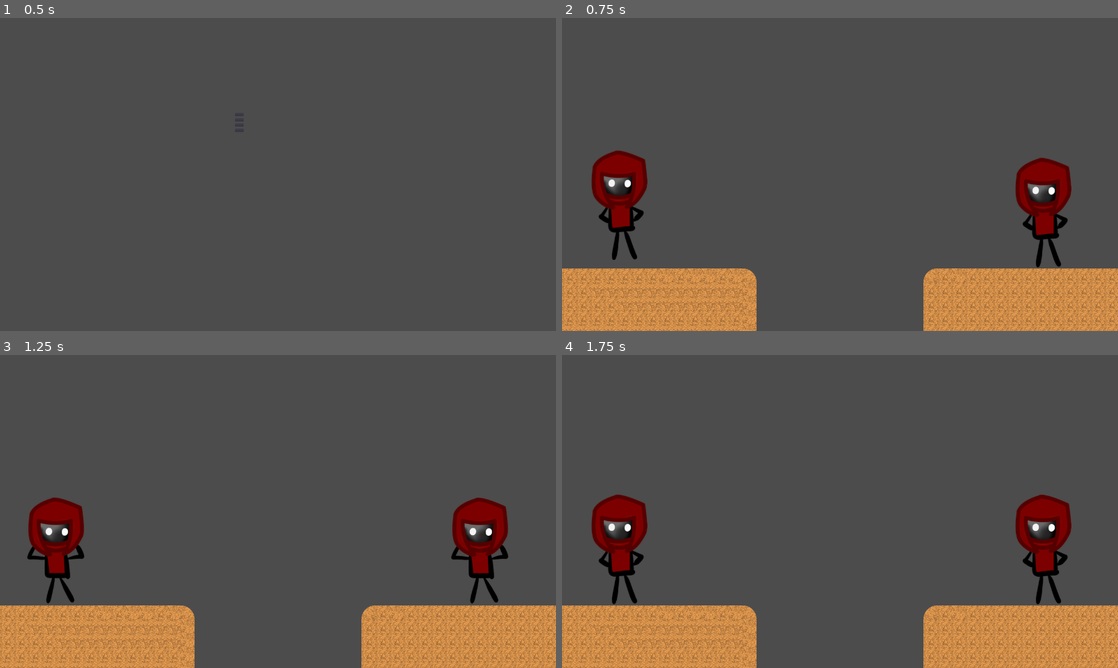
Above: before the commit, frames 1-4 (two rows, left to right).
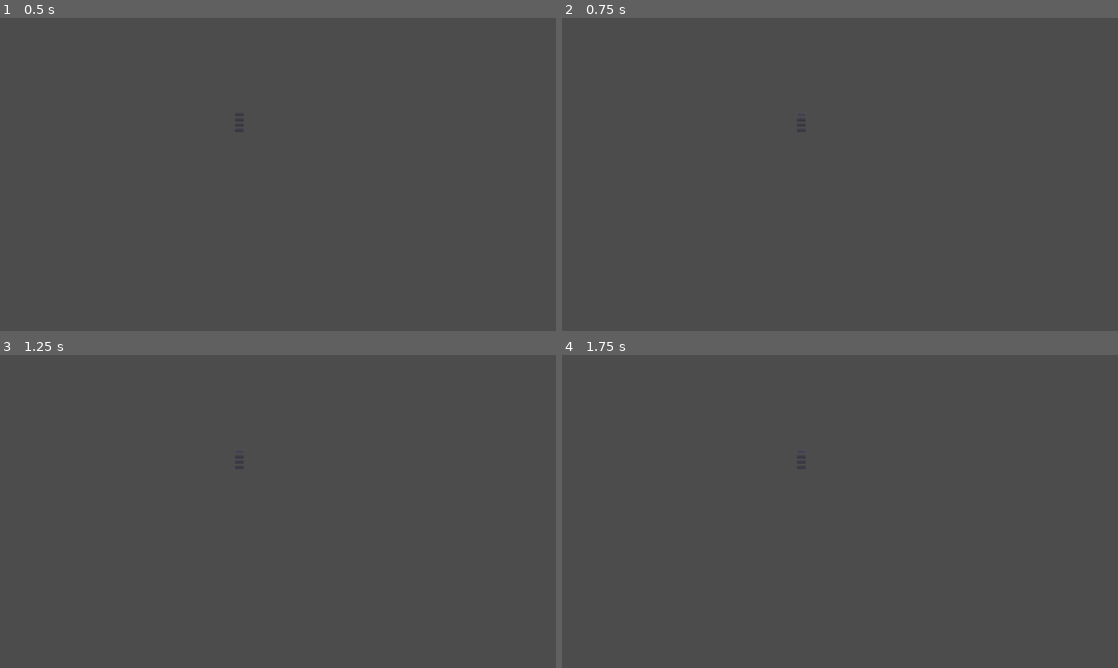
Above: after the commit, the same moments.

Repository: DandyGames/LudumDare48
Game: Godot game, scene res://Scenes/Menu/MainMenu.tscn
Two runs of this game, one before a commit and one after it. Both use one fixed random seed, a clock stepped at 60 frames per second and the inputs below.
Inputs (mouse positions are in pixels of both pictures, inside the frame that each line leads up to):
- Up to frame 1 (0.5 s): no input
- Up to frame 2 (0.75 s): click "Start" at 0.5 s
- Up to frame 3 (1.25 s): no input
- Up to frame 4 (1.75 s): click (801, 452) at 1.25 s, where only the run after the commit has a clickable "Start"

Frame 1 is identical in both runs. In frame 2, 18% of the frame differs, in the area x 0-100%, y 30-100%; in frame 3, 18%; in frame 4, 18%.

Commit message:
Camera update and collectable system in place

Diff:
--- /dev/null
+++ b/Scenes/Game/Collectable.tscn
@@ -0,0 +1,16 @@
+[gd_scene load_steps=3 format=2]
+
+[ext_resource path="res://Scripts/Collectable.gd" type="Script" id=2]
+
+[sub_resource type="CircleShape2D" id=1]
+radius = 47.8754
+
+[node name="Collectable" type="Node2D"]
+script = ExtResource( 2 )
+
+[node name="StaticBody2D" type="StaticBody2D" parent="."]
+
+[node name="CollisionShape2D" type="CollisionShape2D" parent="StaticBody2D"]
+shape = SubResource( 1 )
+
+[node name="Sprite" type="Sprite" parent="StaticBody2D"]
--- a/Scenes/Game/Level0.tscn
+++ b/Scenes/Game/Level0.tscn
@@ -7,25 +7,56 @@
 [ext_resource path="res://Scripts/Game.gd" type="Script" id=5]
 [ext_resource path="res://Scenes/UI/F_MediumFont.tres" type="DynamicFont" id=6]
 [ext_resource path="res://Images/Tiles/Tileset.tres" type="TileSet" id=7]
+[ext_resource path="res://Images/Sprites/Player2Sprite.tres" type="SpriteFrames" id=8]
+[ext_resource path="res://Scenes/Game/Collectable.tscn" type="PackedScene" id=9]
+[ext_resource path="res://Images/Sprites/Collectables/AppleL.PNG" type="Texture" id=10]
 
-[node name="Game" type="Control"]
-anchor_right = 1.0
-anchor_bottom = 1.0
+[node name="Game" type="Node2D"]
 script = ExtResource( 5 )
-__meta__ = {
-"_edit_use_anchors_": false
-}
 PauseMenu = ExtResource( 1 )
 PlayerBaseSpeed = 300
 LevelBGM = ExtResource( 3 )
 
+[node name="UI_Player0" parent="." instance=ExtResource( 2 )]
+margin_left = 24.7456
+margin_top = 25.7857
+margin_right = 328.746
+margin_bottom = 282.786
+text = "Health: 100%
+Stamina: 100%
+Water: 100%
+Matches: 5"
+align = 2
+valign = 0
+customfont = ExtResource( 6 )
+reposition = false
+
+[node name="UI_Player1" parent="." instance=ExtResource( 2 )]
+anchor_left = 1.0
+anchor_right = 1.0
+margin_left = 944.561
+margin_top = 26.4983
+margin_right = 1248.56
+margin_bottom = 283.498
+grow_horizontal = 0
+grow_vertical = 0
+rect_pivot_offset = Vector2( 304, 0 )
+text = "Health: 100%
+Stamina: 100%
+Water: 100%
+Matches: 5"
+align = 2
+valign = 0
+customfont = ExtResource( 6 )
+reposition = false
+
 [node name="Hint" parent="." instance=ExtResource( 2 )]
 anchor_left = 0.5
 anchor_right = 0.5
-margin_left = -168.0
-margin_top = 25.0
-margin_right = 168.0
-margin_bottom = 217.0
+margin_left = 455.144
+margin_top = 153.434
+margin_right = 791.144
+margin_bottom = 345.434
 text = "Player 1: WASD
 Player 2: Arrows
 Menu: Esc"
@@ -39,11 +70,12 @@
 }
 
 [node name="Player0" parent="." instance=ExtResource( 4 )]
-position = Vector2( 130.847, 427.958 )
+position = Vector2( 127.067, 444.337 )
 
 [node name="Player1" parent="." instance=ExtResource( 4 )]
-position = Vector2( 1106.87, 456.339 )
+position = Vector2( 1149.71, 445 )
 IsPlayer0 = false
+anims = ExtResource( 8 )
 
 [node name="BGM" type="AudioStreamPlayer" parent="."]
 stream = ExtResource( 3 )
@@ -56,43 +88,24 @@
 format = 1
 tile_data = PoolIntArray( -1, 3, 0, -65536, 3, 0, -65535, 3, 0, -65534, 3, 0, -65533, 3, 0, -65532, 3, 0, -65531, 3, 0, …(29264 unchanged characters)…
 
-[node name="UI_Player0" parent="." instance=ExtResource( 2 )]
-margin_left = -125.0
-margin_top = 25.0
-margin_right = 179.0
-margin_bottom = 282.0
-text = "Health: 100%
-Stamina: 100%
-Water: 100%
-Matches: 5"
-align = 2
-valign = 0
-customfont = ExtResource( 6 )
-reposition = false
-
-[node name="UI_Player1" parent="." instance=ExtResource( 2 )]
-anchor_left = 1.0
-anchor_right = 1.0
-margin_left = -329.0
-margin_top = 25.0
-margin_right = -25.0
-margin_bottom = 282.0
-grow_horizontal = 0
-grow_vertical = 0
-rect_pivot_offset = Vector2( 304, 0 )
-text = "Health: 100%
-Stamina: 100%
-Water: 100%
-Matches: 5"
-align = 2
-valign = 0
-customfont = ExtResource( 6 )
-reposition = false
-
-[node name="Node2D" type="Node2D" parent="."]
-
-[node name="Camera2D" type="Camera2D" parent="Node2D"]
+[node name="Camera2D" type="Camera2D" parent="."]
+position = Vector2( 641.835, 322.805 )
+current = true
 drag_margin_left = 0.0
 drag_margin_top = 0.0
 drag_margin_right = 0.0
 drag_margin_bottom = 0.0
+
+[node name="SceneObjects" type="Node" parent="."]
+
+[node name="Apples" type="Node" parent="SceneObjects"]
+
+[node name="Apple" parent="SceneObjects/Apples" instance=ExtResource( 9 )]
+position = Vector2( 339.407, 532.478 )
+CustomName = "Apple"
+CollectableTexture = ExtResource( 10 )
+
+[node name="Apple2" parent="SceneObjects/Apples" instance=ExtResource( 9 )]
+position = Vector2( 917.944, 525.751 )
+CustomName = "Apple"
+CollectableTexture = ExtResource( 10 )
--- a/Scenes/Game/Player.tscn
+++ b/Scenes/Game/Player.tscn
@@ -1,6 +1,6 @@
 [gd_scene load_steps=6 format=2]
 
-[ext_resource path="res://Images/Sprites/PlayerSprite.tres" type="SpriteFrames" id=1]
+[ext_resource path="res://Images/Sprites/Player1Sprite.tres" type="SpriteFrames" id=1]
 [ext_resource path="res://Scripts/Player.gd" type="Script" id=2]
 [ext_resource path="res://Scenes/UI/Label.tscn" type="PackedScene" id=3]
 [ext_resource path="res://Scenes/UI/F_SmallFont.tres" type="DynamicFont" id=4]
@@ -11,17 +11,24 @@
 
 [node name="RigidBody2D" type="RigidBody2D"]
 mode = 2
+gravity_scale = 2.0
 script = ExtResource( 2 )
 anims = ExtResource( 1 )
 
 [node name="CollisionShape2D" type="CollisionShape2D" parent="."]
 shape = SubResource( 1 )
+__meta__ = {
+"_edit_lock_": true
+}
 
 [node name="AnimatedSprite" type="AnimatedSprite" parent="."]
 frames = ExtResource( 1 )
-animation = "p1_idle"
-frame = 1
+animation = "idle"
+frame = 4
 playing = true
+__meta__ = {
+"_edit_lock_": true
+}
 
 [node name="Name" parent="." instance=ExtResource( 3 )]
 margin_top = -96.0
@@ -30,3 +37,35 @@
 valign = 0
 customfont = ExtResource( 4 )
 offset = Vector2( 0, -128 )
+
+[node name="BottomRayCastL" type="RayCast2D" parent="."]
+position = Vector2( -25, 125 )
+enabled = true
+cast_to = Vector2( 0, 15 )
+__meta__ = {
+"_edit_lock_": true
+}
+
+[node name="BottomRayCastR" type="RayCast2D" parent="."]
+position = Vector2( 25, 125 )
+enabled = true
+cast_to = Vector2( 0, 15 )
+__meta__ = {
+"_edit_lock_": true
+}
+
+[node name="RightRayCast" type="RayCast2D" parent="."]
+position = Vector2( 60, 75 )
+enabled = true
+cast_to = Vector2( 50, 0 )
+__meta__ = {
+"_edit_lock_": true
+}
+
+[node name="LeftRayCast" type="RayCast2D" parent="."]
+position = Vector2( -60, 75 )
+enabled = true
+cast_to = Vector2( -50, 0 )
+__meta__ = {
+"_edit_lock_": true
+}
--- /dev/null
+++ b/Scripts/Collectable.gd
@@ -0,0 +1,6 @@
+extends Node2D
+export var CustomName = ""
+export (Texture) var CollectableTexture
+func _ready():
+	$StaticBody2D/Sprite.texture = CollectableTexture
+	$StaticBody2D.name = CustomName
--- a/Scripts/Game.gd
+++ b/Scripts/Game.gd
@@ -1,4 +1,4 @@
-extends Control
+extends Node2D
 export (PackedScene) var PauseMenu
 export var PlayerBaseSpeed = 60
 export var LevelID = 0
@@ -6,10 +6,11 @@
 var canpause = true
 var p0_mov = Vector2(0, 0)
 var p1_mov = Vector2(0, 0)
+var NewCameraPosition = Vector2(0, 0)
+var CameraZoom = 0
 func _ready():
 	get_node("BGM").stream = LevelBGM
 	get_node("BGM").play()
-	pass
 
 func GeneralInput():
 	if Input.is_action_pressed("ui_cancel") and canpause:
@@ -23,28 +24,36 @@
 	get_node("Player1").apply_impulse(Vector2(0,0),p1_mov*speed)#move_and_collide(p1_mov*speed)
 
 func HandlePlayerInput():
+	if p0_mov.length() == 0:
+		$Player0.AnimIdle()
+	if p1_mov.length() == 0:
+		$Player1.AnimIdle()
 	p0_mov = Vector2(0, 0)
 	p1_mov = Vector2(0, 0)
+	$Player0.Ray()
+	$Player1.Ray()
 	if Input.is_action_pressed("p0_right"):
 		p0_mov += Vector2(1, 0)
 		$Player0.AnimWalkRight()
-	#if Input.is_action_pressed("p0_down"):
-	#	p0_mov += Vector2(0, 1)
+	if Input.is_action_pressed("p0_down"):
+		$Player0.Interact()
 	if Input.is_action_pressed("p0_left"):
 		p0_mov += Vector2(-1, 0)
 		$Player0.AnimWalkLeft()
-	if Input.is_action_pressed("p0_up"):
+	if Input.is_action_pressed("p0_up") and $Player0.IsOnGround:
 		p0_mov += Vector2(0, -5)
+		$Player0.Jump()
 	if Input.is_action_pressed("p1_right"):
 		p1_mov += Vector2(1, 0)
 		$Player1.AnimWalkRight()
-	#if Input.is_action_pressed("p1_down"):
-	#	p1_mov += Vector2(0, 1)
+	if Input.is_action_pressed("p1_down"):
+		$Player1.Interact()
 	if Input.is_action_pressed("p1_left"):
 		p1_mov += Vector2(-1, 0)
 		$Player1.AnimWalkLeft()
-	if Input.is_action_pressed("p1_up"):
+	if Input.is_action_pressed("p1_up") and $Player1.IsOnGround:
 		p1_mov += Vector2(0, -5)
+		$Player1.Jump()
 
 func NextLevel():
 	#change level based on the LevelID
@@ -52,8 +61,11 @@
 	pass
 
 func UpdateCamera():
-	var newposition = ($Player0.position + $Player0.position)/2
-	$Node2D.position = newposition
+	NewCameraPosition = ($Player0.position + $Player1.position)/2
+	CameraZoom =pow((($Player0.position - $Player1.position)*Vector2(1,5)).length()/1000,1/3)
+	#$Camera2D.position = newposition
+	get_node("Camera2D").position = NewCameraPosition
+	get_node("Camera2D").zoom = Vector2(CameraZoom, CameraZoom)
 
 func _process(delta):
 	GeneralInput()
--- a/Scripts/Player.gd
+++ b/Scripts/Player.gd
@@ -1,49 +1,63 @@
 extends RigidBody2D
 export var IsPlayer0 = true
 export (SpriteFrames) var anims
-export var health = 100
-export var water = 100
-export var stamina = 100
-export var matches = 5
+var health = 50
+var water = 50
+var stamina = 50
+var matches = 5
 var IsIdle = true
 var IsWalk = false
-var IsFalling = false
+var IsOnGround = true
 var IsFacingRight = true
 var alive = true
 var id = "Player 1"
+var collectable
+
 func _ready():
 	if !IsPlayer0:
 		id = "Player 2"
 	get_node("Name").text = id
-	AnimIdleRight()
-func AnimIdleRight():
-	if !IsIdle:
-		$AnimatedSprite.flip_h = false
-		$AnimatedSprite.play('p1_idle')
+	get_node("AnimatedSprite").frames = anims
+
+func AnimIdle():
+	if !IsIdle and IsWalk:
+		$AnimatedSprite.flip_h = !IsFacingRight
+		$AnimatedSprite.play('idle')
 		IsIdle = true
 		IsWalk = false
 		IsFacingRight = true
 
-func AnimIdleLeft():
-	if !IsIdle:
-		$AnimatedSprite.flip_h = true
-		$AnimatedSprite.play('p1_idle')
-		IsIdle= true
-		IsWalk = false
-		IsFacingRight = false
-
 func AnimWalkRight():
-	if !IsWalk:
+	if !IsWalk and IsIdle:
 		$AnimatedSprite.flip_h = false
-		$AnimatedSprite.play('p1_walkright')
+		$AnimatedSprite.play('walkright')
 		IsWalk = true
 		IsIdle= false
 		IsFacingRight = true
 
 func AnimWalkLeft():
-	if !IsWalk:
+	if !IsWalk and IsIdle:
 		$AnimatedSprite.flip_h = false
-		$AnimatedSprite.play('p1_walkleft')
+		$AnimatedSprite.play('walkleft')
 		IsWalk = true
 		IsIdle= false
 		IsFacingRight = false
+
+func Jump():
+	pass
+
+func Ray():
+	IsOnGround = $BottomRayCastL.is_colliding() or $BottomRayCastR.is_colliding()
+	if $BottomRayCastL.is_colliding():
+		pass
+
+func Interaction(collectable):
+		if collectable.name == "Apple":
+			print("It's an apple!")
+			collectable.free()
+
+func Interact():
+	if $RightRayCast.is_colliding():
+		Interaction($RightRayCast.get_collider())
+	if $LeftRayCast.is_colliding():
+		Interaction($LeftRayCast.get_collider())
Not shown: 1 places in Scenes/Game/Level0.tscn that only renumber resources
